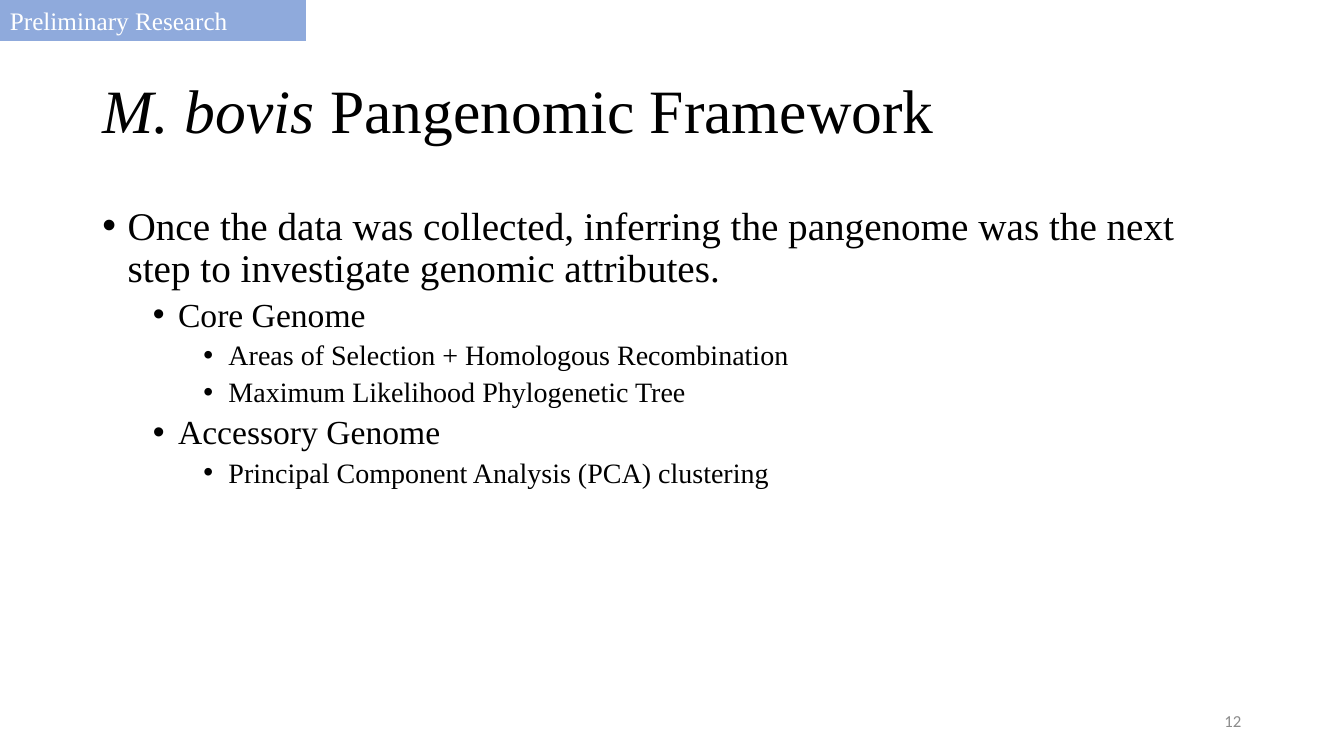
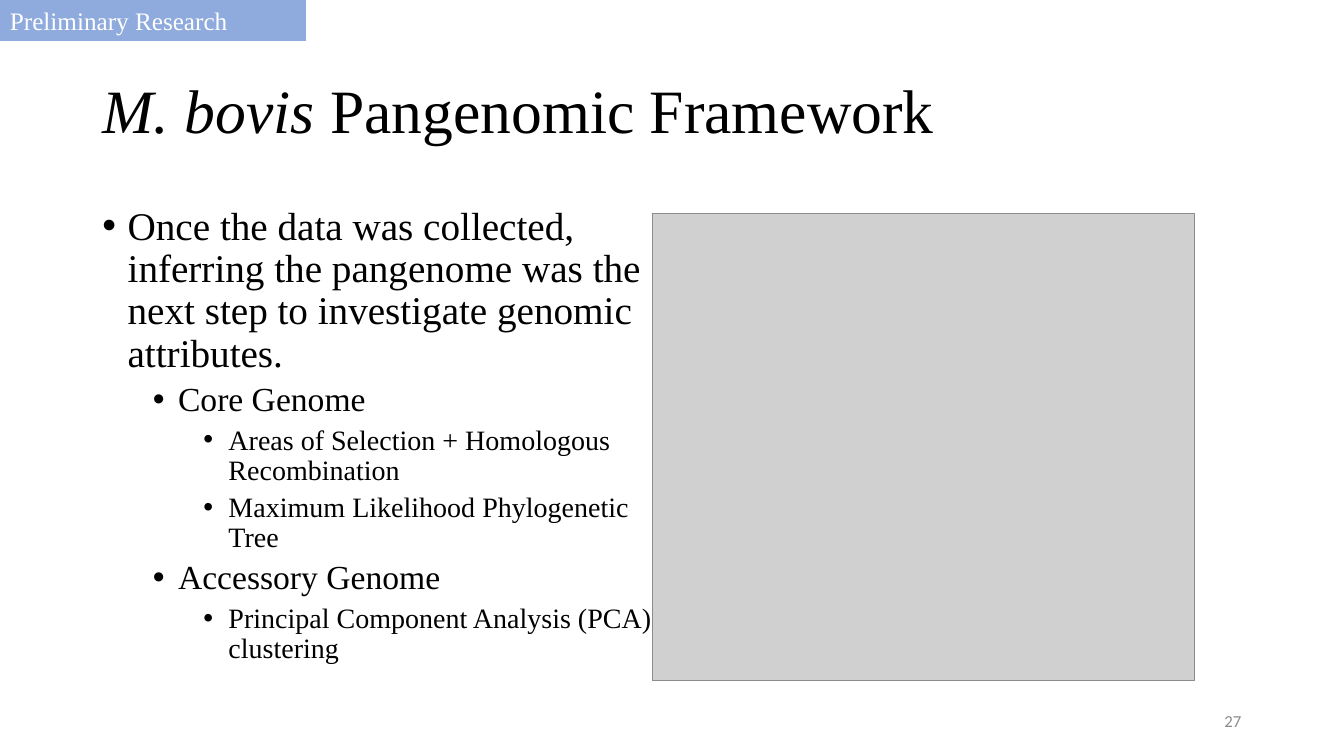
Before and after one commit to salvadorlab/Bovis-PangenomeOfReservoirs, a slide deck: slide 27 of Resources/2021_committeemeeting.pptx (slide 12 before the commit). Drawn at 1344x756 pixels with LibreOffice and Linux fonts; fonts in the diff are those of the drawing; grey boxes stand for pictures. Boxes give left, top, right and bottom in pixels: in the first picture for what was removed or moved away, otherwise in the second. Text is boxed around its words. In the diff, an @@ line names an element or a change of style, - is before the commit and + after.

```diff
--- a/Resources/2021_committeemeeting.pptx
+++ b/Resources/2021_committeemeeting.pptx
@@ text "Once the data was collected, ..." rewrapped from [128, 212, 1174, 488] to [128, 212, 651, 664] @@
@@ picture added at [653, 214, 1195, 681] @@
@@ page number at [1224, 716, 1241, 727]: text changed @@
-12
+27
```
Also in this commit, not shown: 8 other slides changed, 15 slides added, 1 slide removed.
